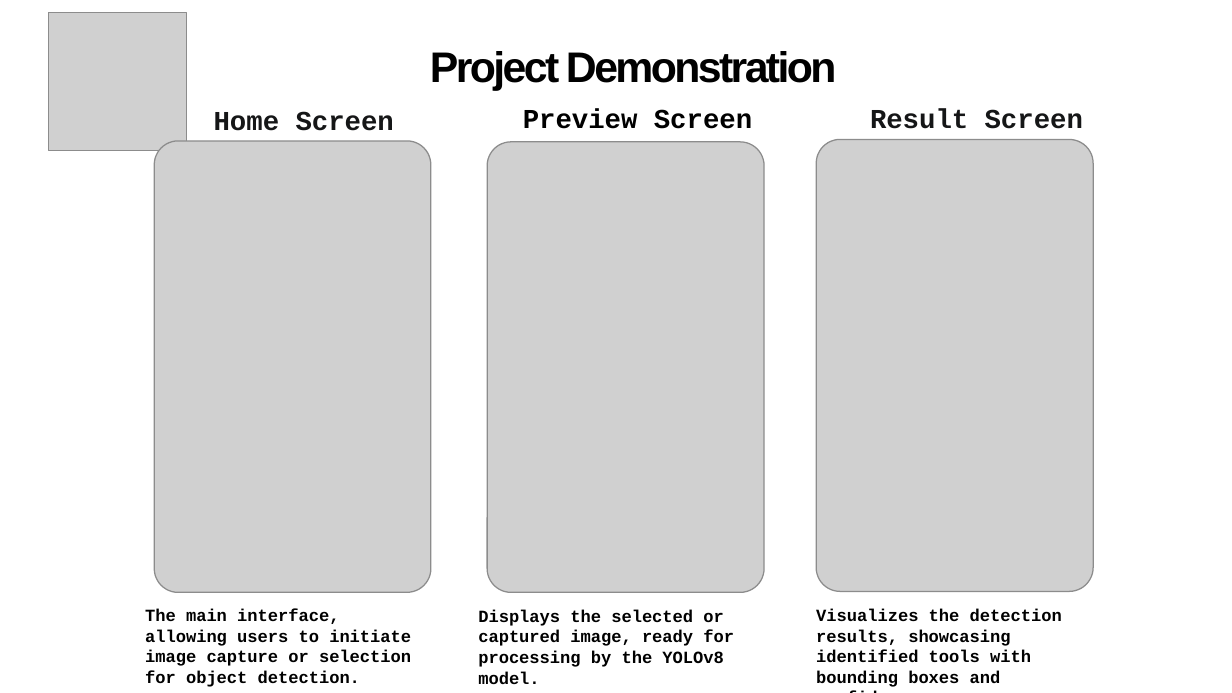
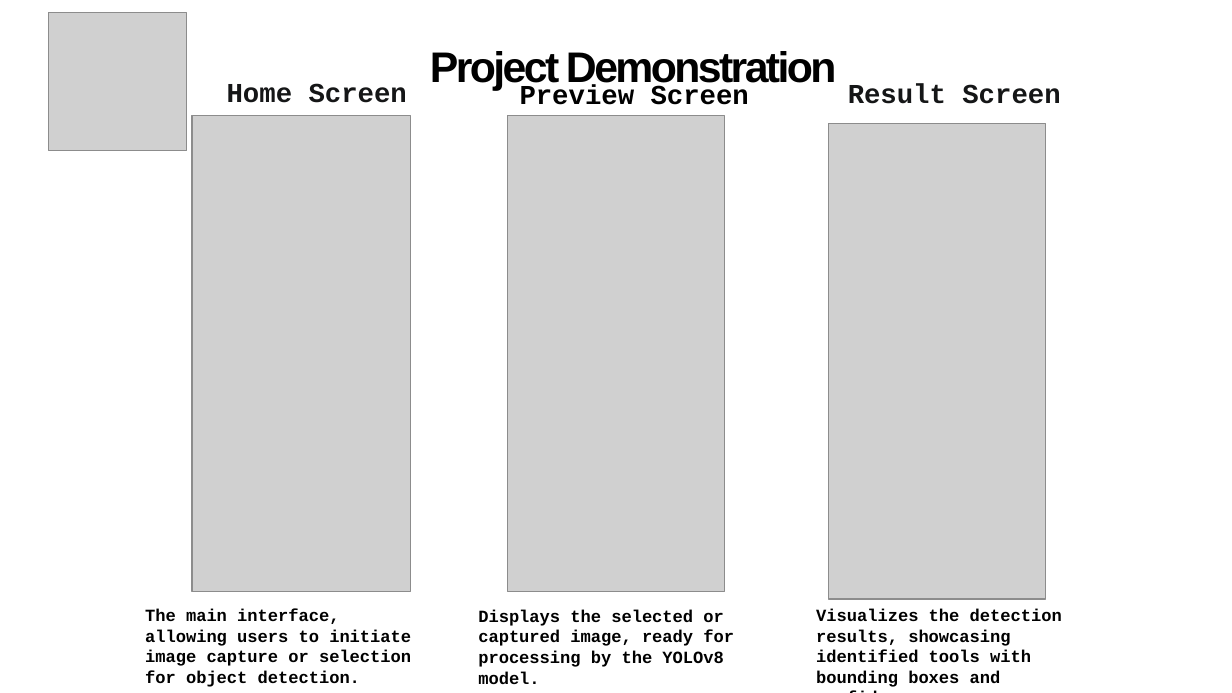
Before and after one commit to Vaibhav0120/HackWithDelhi2.0, a slide deck: slide 6 of Final PPT.pptx. Drawn at 1232x693 pixels with LibreOffice and Linux fonts; fonts in the diff are those of the drawing; grey boxes stand for pictures. Boxes give left, top, right and bottom in pixels: in the first picture for what was removed or moved away, otherwise in the second. Text is boxed around its words. In the diff, an @@ line names an element or a change of style, - is before the commit and + after.

```diff
--- a/Final PPT.pptx
+++ b/Final PPT.pptx
@@ text "Home Screen": place and size @@
-text "Home Screen" at (214, 111, 394, 131)
+text "Home Screen" at (227, 83, 407, 103)
@@ text "Preview Screen": place and size @@
-text "Preview Screen" at (523, 109, 752, 129)
+text "Preview Screen" at (520, 85, 749, 105)
@@ text "Result Screen": place and size @@
-text "Result Screen" at (870, 109, 1083, 129)
+text "Result Screen" at (848, 84, 1060, 104)
@@ picture: place and size @@
-picture at (154, 140, 431, 591)
+picture at (192, 116, 410, 591)
@@ picture: place and size @@
-picture at (487, 142, 764, 593)
+picture at (508, 116, 724, 591)
@@ picture: place and size @@
-picture at (817, 139, 1094, 591)
+picture at (828, 123, 1045, 599)
```
Also in this commit, not shown: 7 other files.
